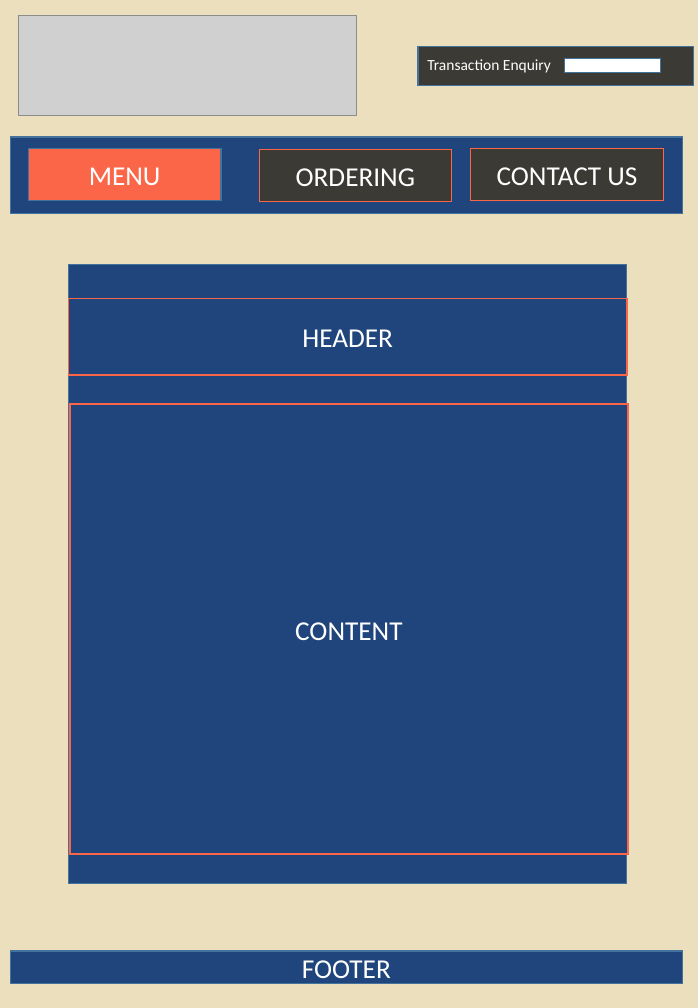
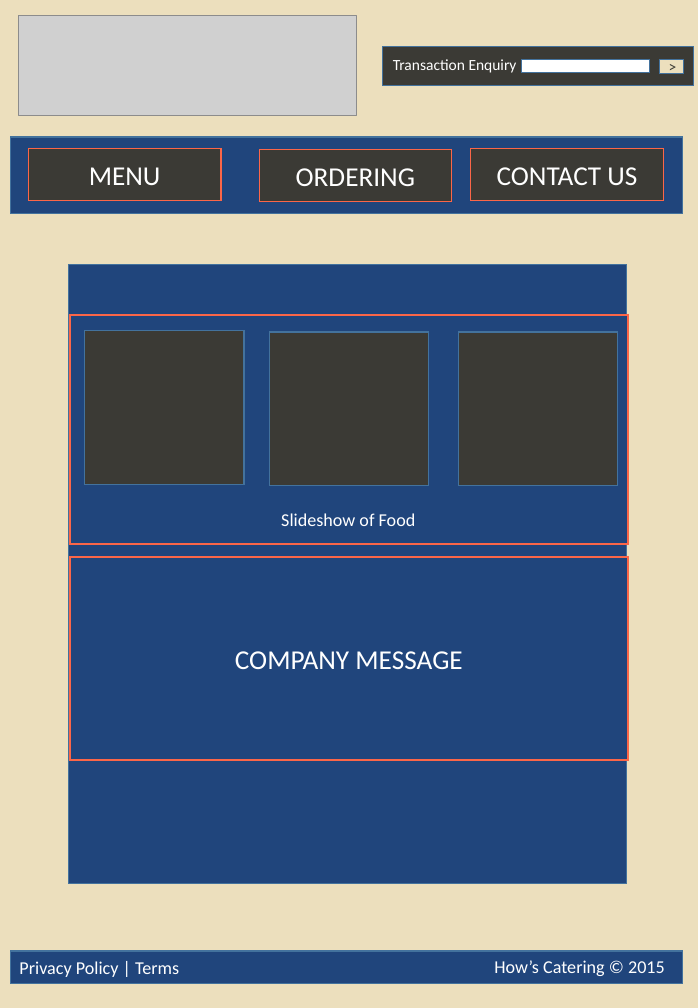
Before and after one commit to plunked/webapp-design, a slide deck: slide 1 of how's catering/assets/images/wireframe.pptx. Drawn at 698x1008 pixels with LibreOffice and Linux fonts; fonts in the diff are those of the drawing; grey boxes stand for pictures. Boxes give left, top, right and bottom in pixels: in the first picture for what was removed or moved away, otherwise in the second. Text is boxed around its words. In the diff, an @@ line names an element or a change of style, - is before the commit and + after.

```diff
--- a/how's catering/assets/images/wireframe.pptx
+++ b/how's catering/assets/images/wireframe.pptx
@@ text "Transaction Enquiry": place and size @@
-text "Transaction Enquiry" at box(427, 59, 551, 73)
+text "Transaction Enquiry" at box(393, 59, 517, 73)
@@ rectangle: place and size @@
-rectangle at box(418, 47, 693, 87)
+rectangle at box(383, 47, 693, 87)
@@ rectangle: place and size @@
-rectangle at box(565, 59, 661, 73)
+rectangle at box(521, 60, 650, 73)
@@ rectangle added at box(660, 60, 684, 74), fill #ECDFBD, outline #43739E 1 pt, 12 pt, text #3B3A35 @@
+>
@@ rectangle "MENU" at box(29, 149, 221, 201): fill #FB6648 to #3B3A35; outline #43739E 1 pt to #FB6648 1 pt @@
@@ rectangle: place and size @@
-rectangle at box(69, 299, 627, 375)
+rectangle at box(70, 315, 628, 544)
@@ text in rectangle at box(302, 329, 393, 347): text removed @@
-HEADER
@@ rectangle added at box(85, 331, 244, 485), fill #3B3A35, outline #43739E 1 pt @@
@@ rectangle added at box(269, 332, 428, 486), fill #3B3A35, outline #43739E 1 pt @@
@@ rectangle added at box(459, 332, 618, 486), fill #3B3A35, outline #43739E 1 pt @@
@@ text added at box(281, 513, 416, 526), 14 pt, text #FFFFFF @@
+Slideshow of Food
@@ rectangle "COMPANY MESSAGE": place and size @@
-rectangle "COMPANY MESSAGE" at box(70, 404, 628, 854)
+rectangle "COMPANY MESSAGE" at box(70, 557, 628, 761)
@@ text in rectangle at box(235, 651, 462, 669): text changed @@
-CONTENT
+COMPANY MESSAGE
@@ text added at box(19, 961, 179, 977), 14 pt, text #FFFFFF @@
+Privacy Policy | Terms
@@ text in rectangle at box(302, 960, 391, 984): text removed @@
-FOOTER
@@ text added at box(494, 960, 665, 976), 14 pt, text #FFFFFF @@
+How’s Catering © 2015
```
Also in this commit, not shown: 1 other slide changed, 10 slides added, 1 other file.
